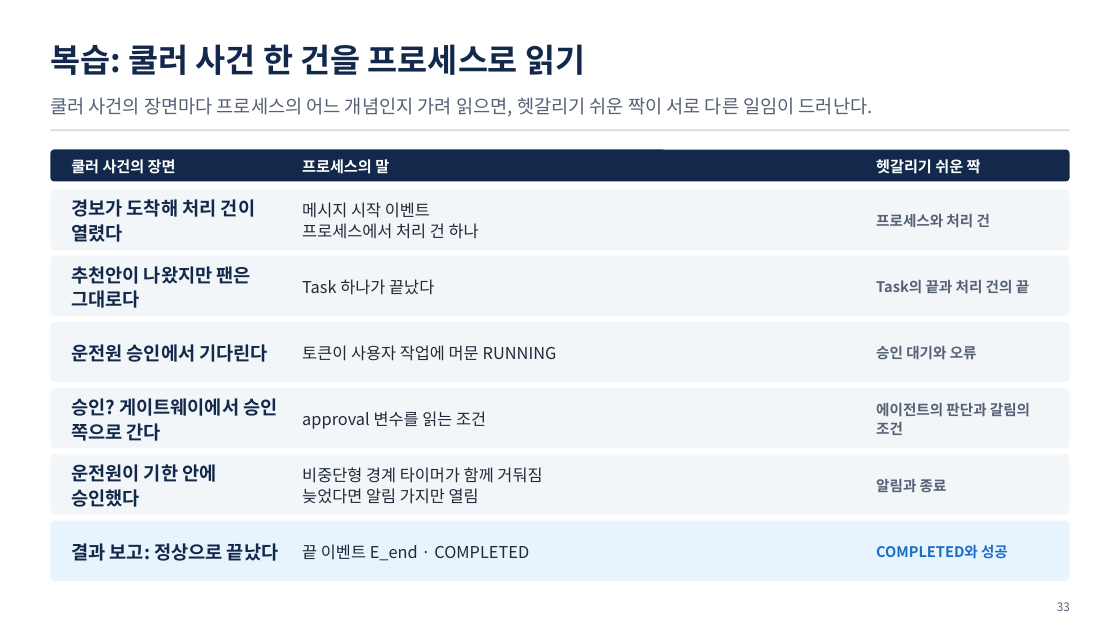
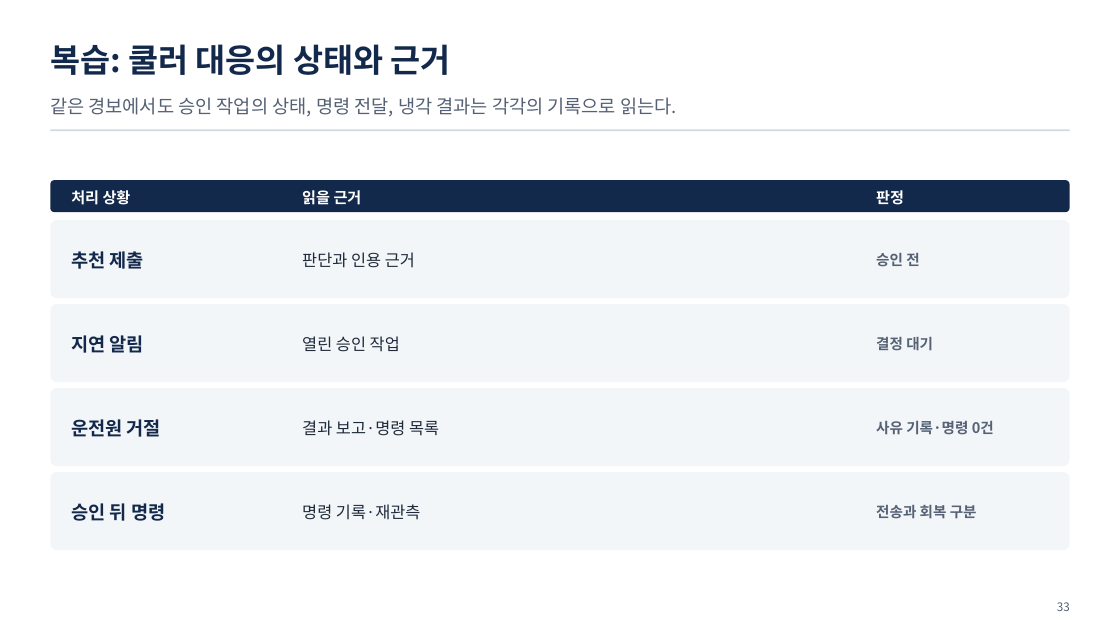
Before and after one commit to uengine-oss/hyd-iot-edu, a slide deck: slide 33 of workspace/강의제작/산출물/통합반/이론_오프라인/08회차/통합반_오프라인_08회차.pptx. Drawn at 1120x630 pixels with LibreOffice and Linux fonts; fonts in the diff are those of the drawing. Boxes give left, top, right and bottom in pixels: in the first picture for what was removed or moved away, otherwise in the second. Text is boxed around its words. In the diff, an @@ line names an element or a change of style, - is before the commit and + after.

Commit message:
통합반 현장 8회차 39장·50분 진행안과 발표자 노트를 마감하고 전장 재생성 검증·온라인 9회차 원본 의존 범위를 기록

```diff
--- a/workspace/강의제작/산출물/통합반/이론_오프라인/08회차/통합반_오프라인_08회차.pptx
+++ b/workspace/강의제작/산출물/통합반/이론_오프라인/08회차/통합반_오프라인_08회차.pptx
@@ text at [50,44,451,75]: text changed @@
-복습: 쿨러 사건 한 건을 프로세스로 읽기
+복습: 쿨러 대응의 상태와 근거
@@ text at [50,97,677,117]: text changed @@
-쿨러 사건의 장면마다 프로세스의 어느 개념인지 가려 읽으면, 헷갈리기 쉬운 짝이 서로 다른 일임이 드러난다.
+같은 경보에서도 승인 작업의 상태, 명령 전달, 냉각 결과는 각각의 기록으로 읽는다.
@@ rounded rectangle: place and size @@
-rounded rectangle at [50,150,1070,181]
+rounded rectangle at [50,180,1070,212]
@@ text at [71,190,131,205]: text changed @@
-쿨러 사건의 장면
+처리 상황
@@ text at [302,190,362,205]: text changed @@
-프로세스의 말
+읽을 근거
@@ text at [876,190,904,205]: text changed @@
-헷갈리기 쉬운 짝
+판정
@@ rounded rectangle: place and size @@
-rounded rectangle at [50,189,1070,250]
+rounded rectangle at [50,220,1070,298]
@@ text at [71,251,144,269]: text changed @@
-경보가 도착해 처리 건이 열렸다
+추천 제출
@@ text at [302,252,415,268]: text changed @@
-메시지 시작 이벤트
-프로세스에서 처리 건 하나
+판단과 인용 근거
@@ text at [876,253,919,267]: text changed @@
-프로세스와 처리 건
+승인 전
@@ rounded rectangle: place and size @@
-rounded rectangle at [50,255,1070,316]
+rounded rectangle at [50,304,1070,382]
@@ text at [71,335,144,353]: text changed @@
-추천안이 나왔지만 팬은 그대로다
+지연 알림
@@ text at [302,336,400,352]: text changed @@
-Task 하나가 끝났다
+열린 승인 작업
@@ text at [876,337,933,351]: text changed @@
-Task의 끝과 처리 건의 끝
+결정 대기
@@ rounded rectangle: place and size @@
-rounded rectangle at [50,322,1070,382]
+rounded rectangle at [50,388,1070,466]
@@ text at [71,419,161,437]: text changed @@
-운전원 승인에서 기다린다
+운전원 거절
@@ text at [302,420,439,436]: text changed @@
-토큰이 사용자 작업에 머문 RUNNING
+결과 보고·명령 목록
@@ text at [876,421,994,435]: text changed @@
-승인 대기와 오류
+사유 기록·명령 0건
@@ rounded rectangle: place and size @@
-rounded rectangle at [50,388,1070,449]
+rounded rectangle at [50,472,1070,550]
@@ rounded rectangle removed at [50,455,1070,515] @@
@@ text removed at [71,464,216,507] @@
-운전원이 기한 안에 승인했다
@@ text removed at [302,467,542,504] @@
-비중단형 경계 타이머가 함께 거둬짐
-늦었다면 알림 가지만 열림
@@ text removed at [876,479,947,492] @@
-알림과 종료
@@ text at [71,503,165,521]: text changed @@
-승인? 게이트웨이에서 승인 쪽으로 간다
+승인 뒤 명령
@@ text at [302,504,421,520]: text changed @@
-approval 변수를 읽는 조건
+명령 기록·재관측
@@ text at [876,505,977,519]: text changed @@
-에이전트의 판단과 갈림의 조건
+전송과 회복 구분
@@ rounded rectangle removed at [50,521,1070,581] @@
@@ text removed at [71,543,278,561] @@
-결과 보고: 정상으로 끝났다
@@ text removed at [302,544,529,561] @@
-끝 이벤트 E_end · COMPLETED
@@ text removed at [876,544,1008,559] @@
-COMPLETED와 성공
```
Also in this commit, not shown: 1 other slide changed, 10 other files.
